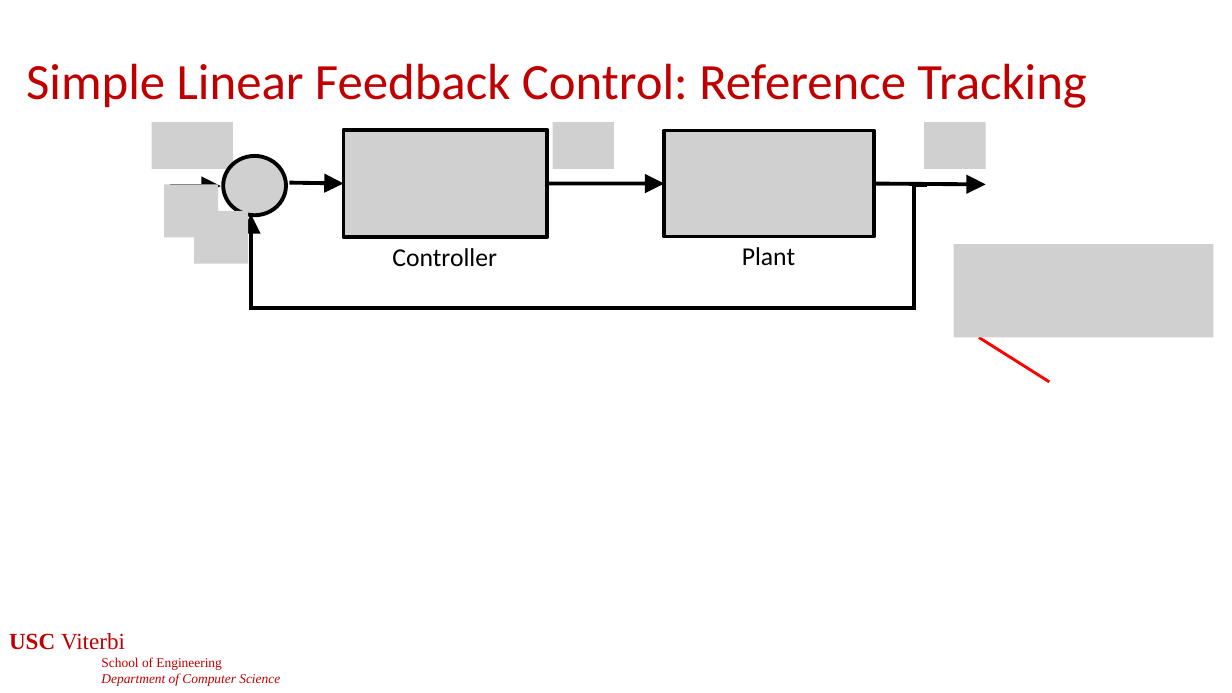
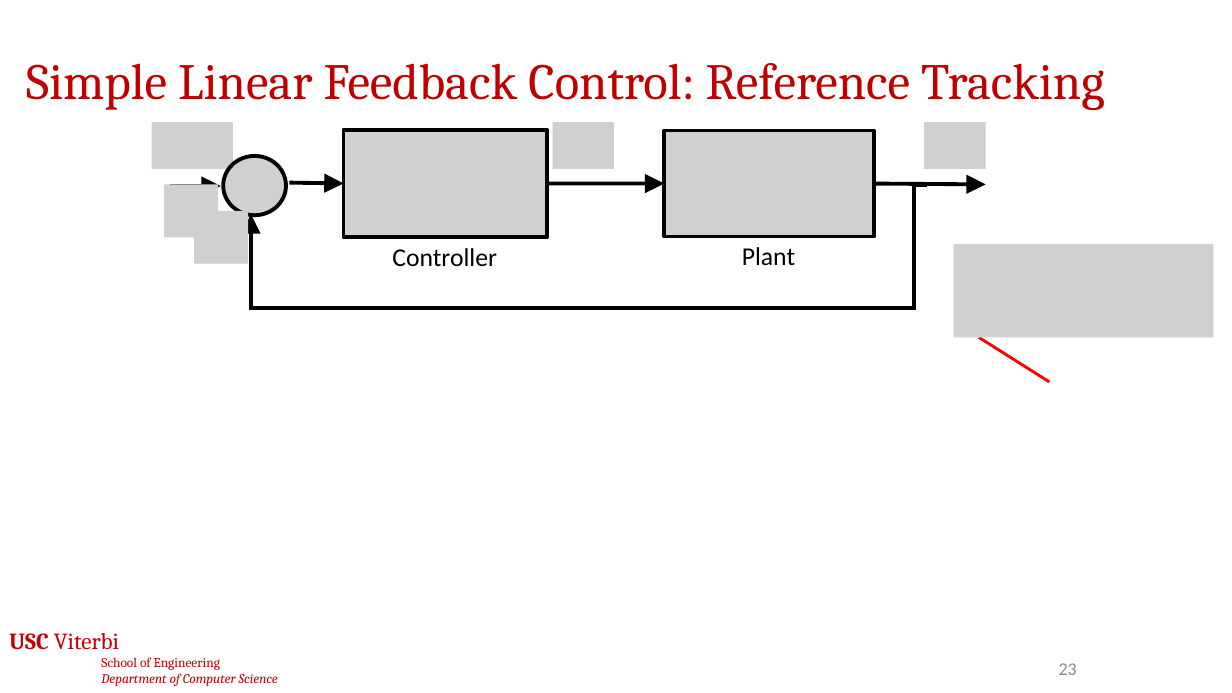
Before and after one commit to jdeshmukh/jdeshmukh.github.io, a slide deck: slide 23 of teaching/cs513-autocps-fall-2026/slides/5-Control.pptx. Drawn at 1232x693 pixels with LibreOffice and Linux fonts; fonts in the diff are those of the drawing; grey boxes stand for pictures; background and template pictures are left out. Boxes give left, top, right and bottom in pixels: in the first picture for what was removed or moved away, otherwise in the second. Text is boxed around its words. In the diff, an @@ line names an element or a change of style, - is before the commit and + after.

```diff
--- a/teaching/cs513-autocps-fall-2026/slides/5-Control.pptx
+++ b/teaching/cs513-autocps-fall-2026/slides/5-Control.pptx
@@ title "Simple Linear Feedback Control: Reference ..." at [26, 63, 1105, 110]: font Calibri to Cambria @@
@@ text "USC Viterbi" at [9, 633, 278, 686]: font Times New Roman to Cambria @@
@@ page number added at [1059, 663, 1077, 675], 14 pt, text #8C8C8C @@
+23
```
Also in this commit, not shown: 72 other slides changed, 1 other file.
